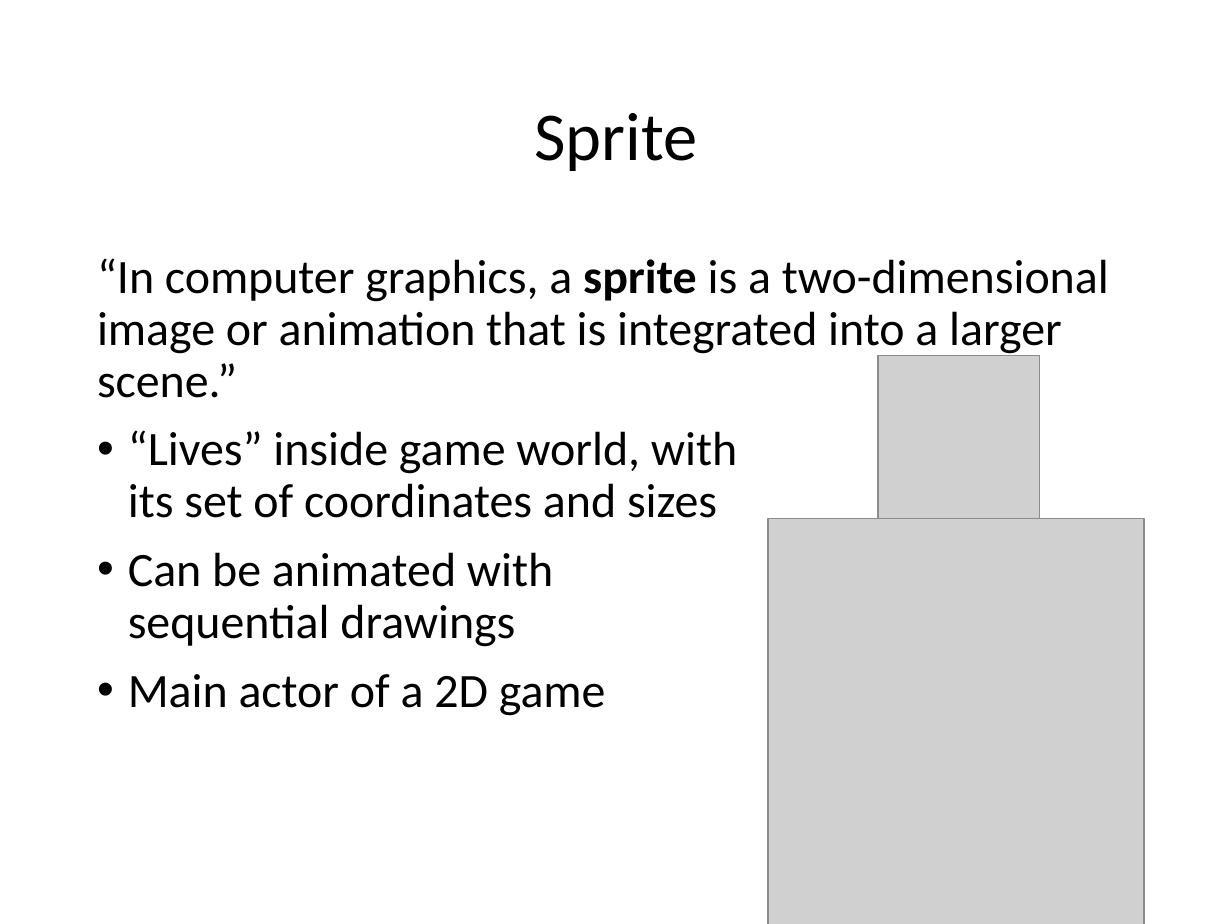
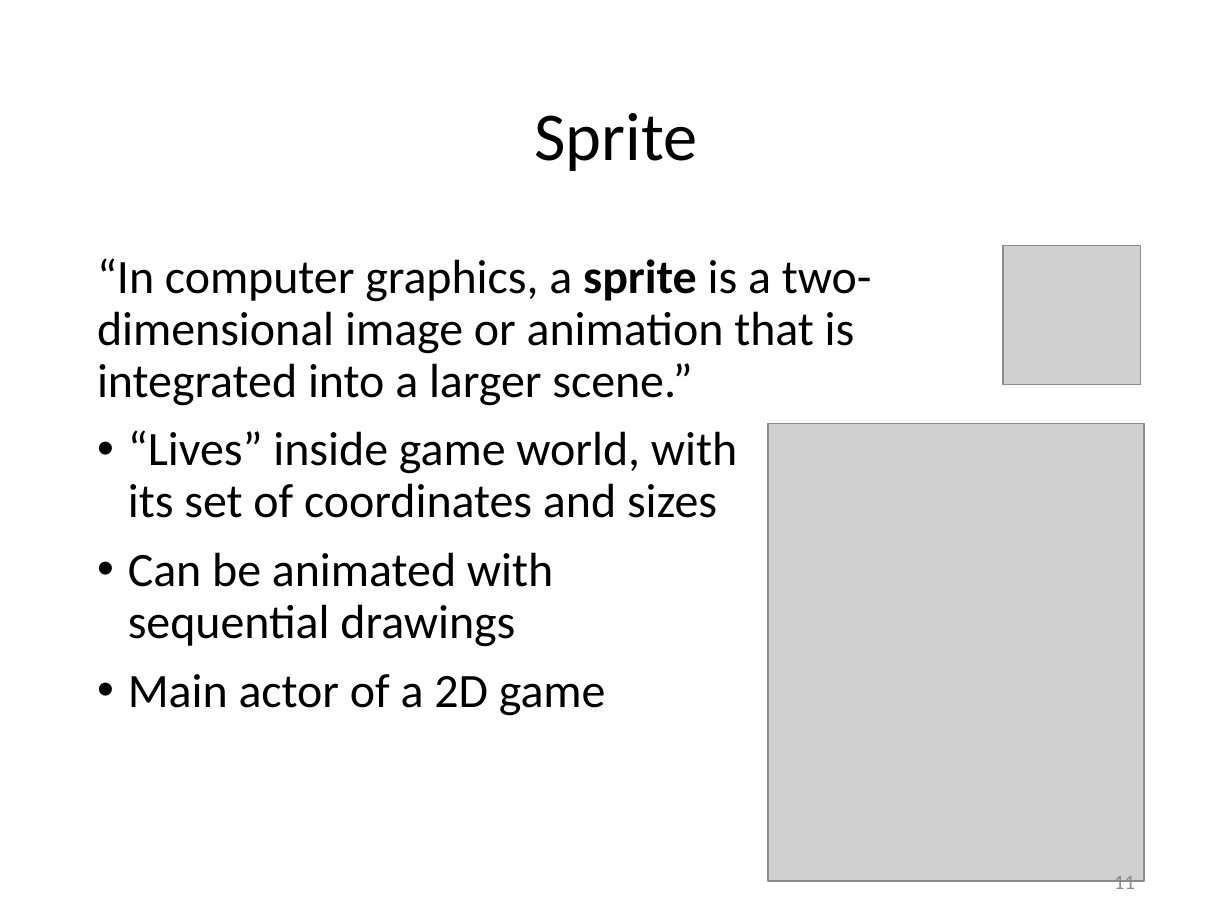
Before and after one commit to Lotti/codemotion2014, a slide deck: slide 11 of codemotion.pptx (slide 12 before the commit). Drawn at 1232x924 pixels with LibreOffice and Linux fonts; fonts in the diff are those of the drawing; grey boxes stand for pictures; background and template pictures are left out. Boxes give left, top, right and bottom in pixels: in the first picture for what was removed or moved away, otherwise in the second. Text is boxed around its words. In the diff, an @@ line names an element or a change of style, - is before the commit and + after.

```diff
--- a/codemotion.pptx
+++ b/codemotion.pptx
@@ text "“In computer graphics, a sprite ..." rewrapped from (x1=97, y1=258, x2=1109, y2=716) to (x1=97, y1=258, x2=872, y2=716) @@
@@ picture resized from (x1=878, y1=355, x2=1040, y2=517) to (x1=1003, y1=245, x2=1141, y2=384) @@
@@ picture resized from (x1=768, y1=519, x2=1143, y2=924) to (x1=768, y1=424, x2=1143, y2=881) @@
@@ page number added at (x1=1114, y1=876, x2=1135, y2=895), 12 pt, text #8C8C8C @@
+11
```
Also in this commit, not shown: 13 other slides changed, 8 slides added, 10 other files.
